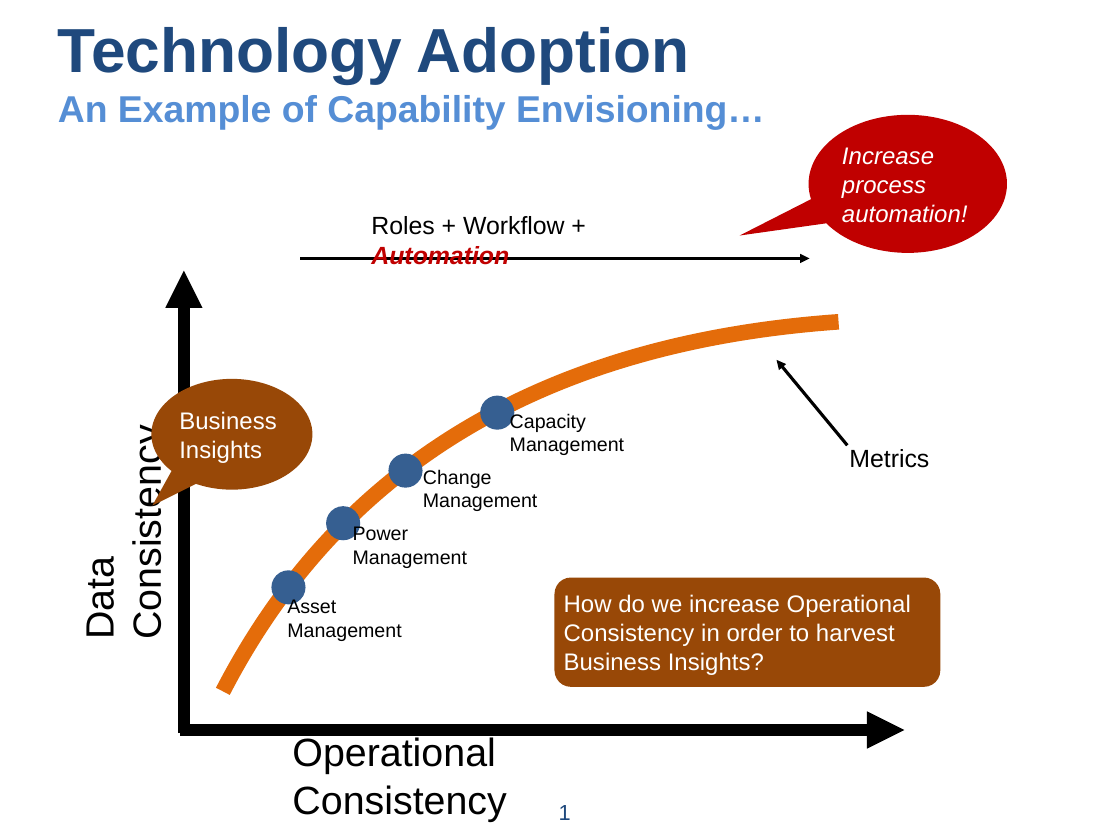
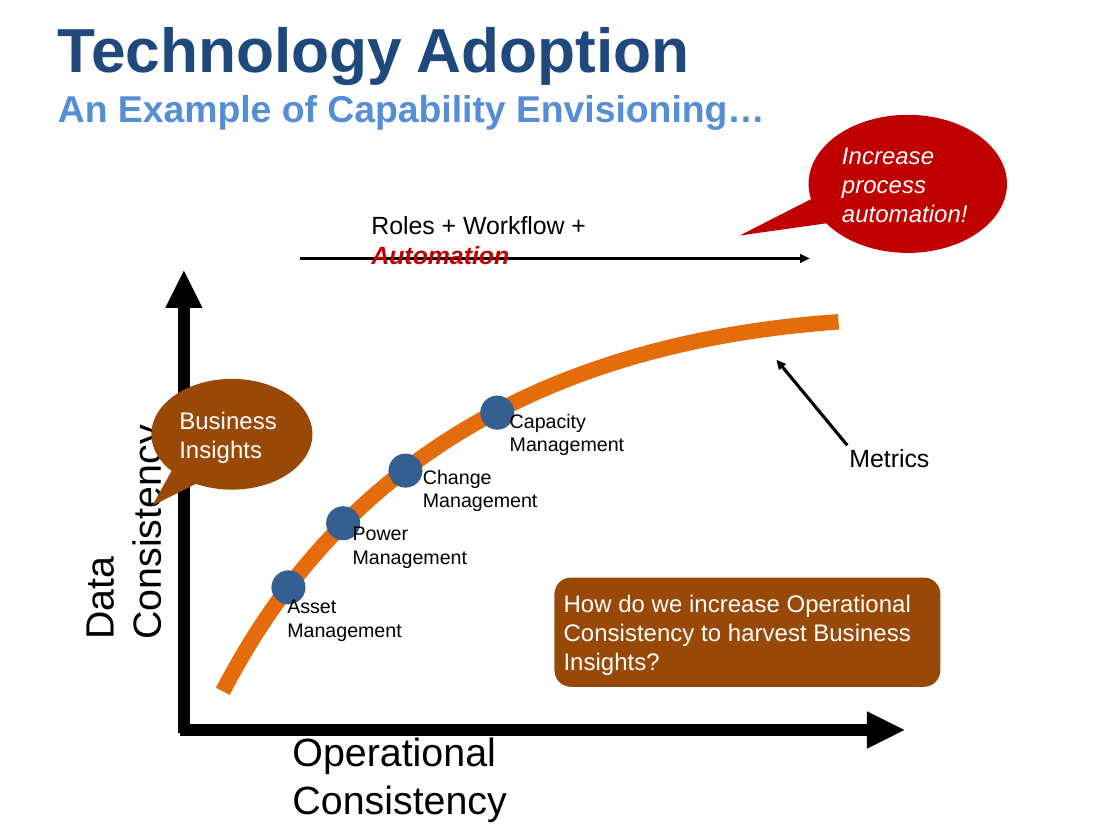
Before and after one commit to UsefulEngines/RolesWorkflowAutomation, a slide deck: slide 1 of RolesWorkflowAutomation.pptx. Drawn at 1120x840 pixels with LibreOffice and Linux fonts; fonts in the diff are those of the drawing. Boxes give left, top, right and bottom in pixels: in the first picture for what was removed or moved away, otherwise in the second. Text is boxed around its words. In the diff, an @@ line names an element or a change of style, - is before the commit and + after.

Commit message:
update
update

```diff
--- a/RolesWorkflowAutomation.pptx
+++ b/RolesWorkflowAutomation.pptx
@@ text in rounded rectangle at [564, 594, 911, 675]: text changed @@
-How do we increase Operational Consistency in order to harvest Business Insights?
+How do we increase Operational Consistency to harvest Business Insights?
@@ page number removed at [559, 805, 571, 820] @@
-1
```
Also in this commit, not shown: 2 slides added.
